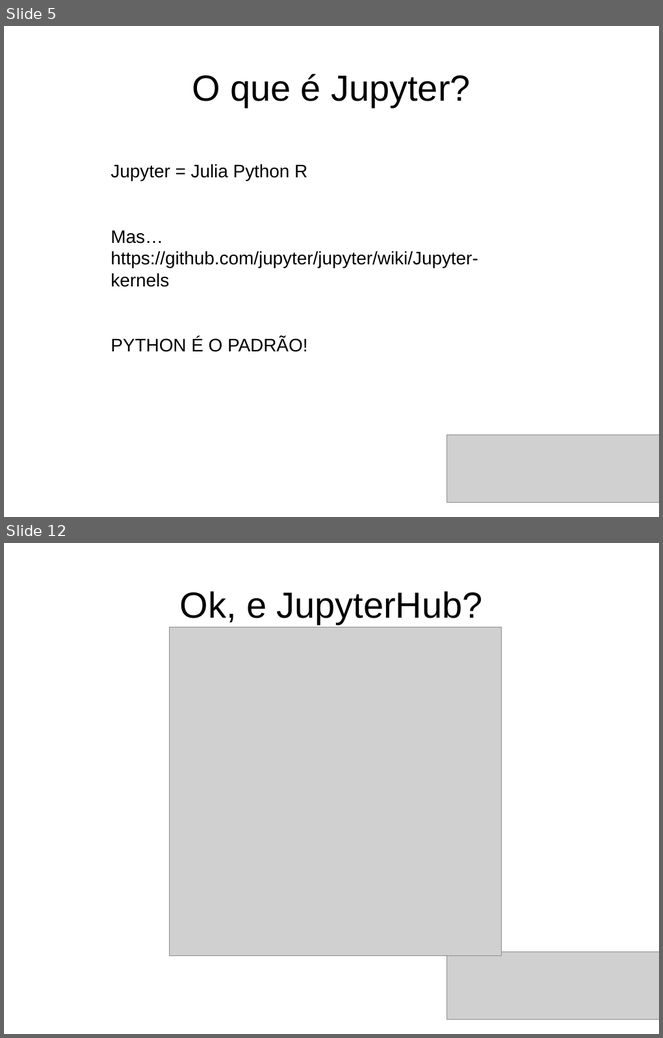
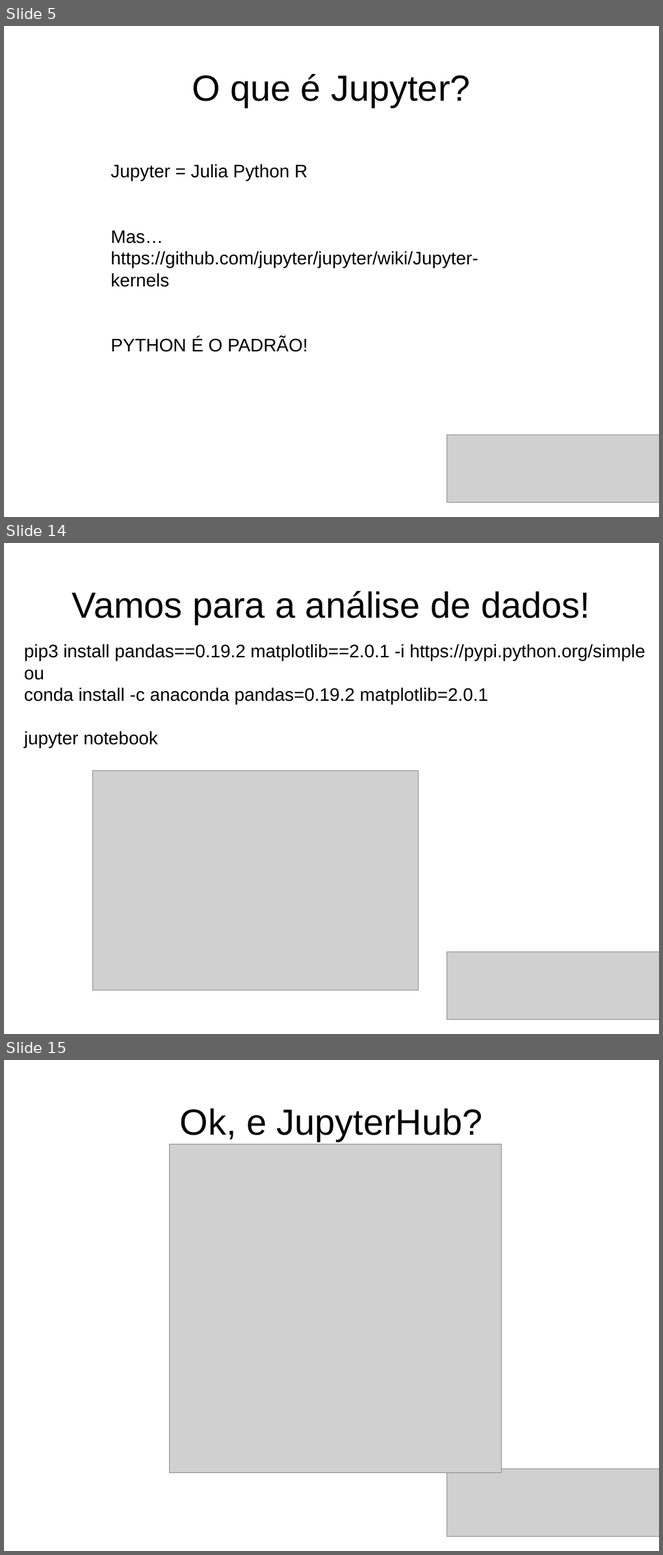
Before and after one commit to dmvieira/tutorial-jupyter-pyspark, a slide deck: tutorial.odp. Shown one above the other, each under a label of ours: slides 5 and 12 before the commit, slides 5, 14 and 15 after it; the slides between them are not shown. The pictures are 663x1038 and 663x1555 pixels, drawn with LibreOffice and Linux fonts; fonts in the diff are those of the drawing; grey boxes stand for pictures. Boxes give left, top, right and bottom in pixels: in the first picture for what was removed or moved away, otherwise in the second. Text is boxed around its words. In the diff, an @@ line names an element or a change of style, - is before the commit and + after.

```diff
--- a/tutorial.odp
+++ b/tutorial.odp
@@ slide 14 added at [4, 543, 659, 1034], background #FFFFFF @@
@@ title added at [72, 591, 590, 624], 44 pt, text #000000 @@
+Vamos para a análise de dados!
@@ text added at [24, 644, 646, 748], 22 pt, text #000000 @@
+pip3 install pandas==0.19.2 matplotlib==2.0.1 -i https://pypi.python.org/simple
+ou
+conda install -c anaconda pandas=0.19.2 matplotlib=2.0.1
+jupyter notebook
@@ picture added at [92, 771, 419, 991] @@
@@ picture added at [447, 953, 659, 1020] @@
@@ what was slide 12 is now slide 15 @@
```
Also in this commit, not shown: 8 slides changed, 3 other slides added, 3 other files.
